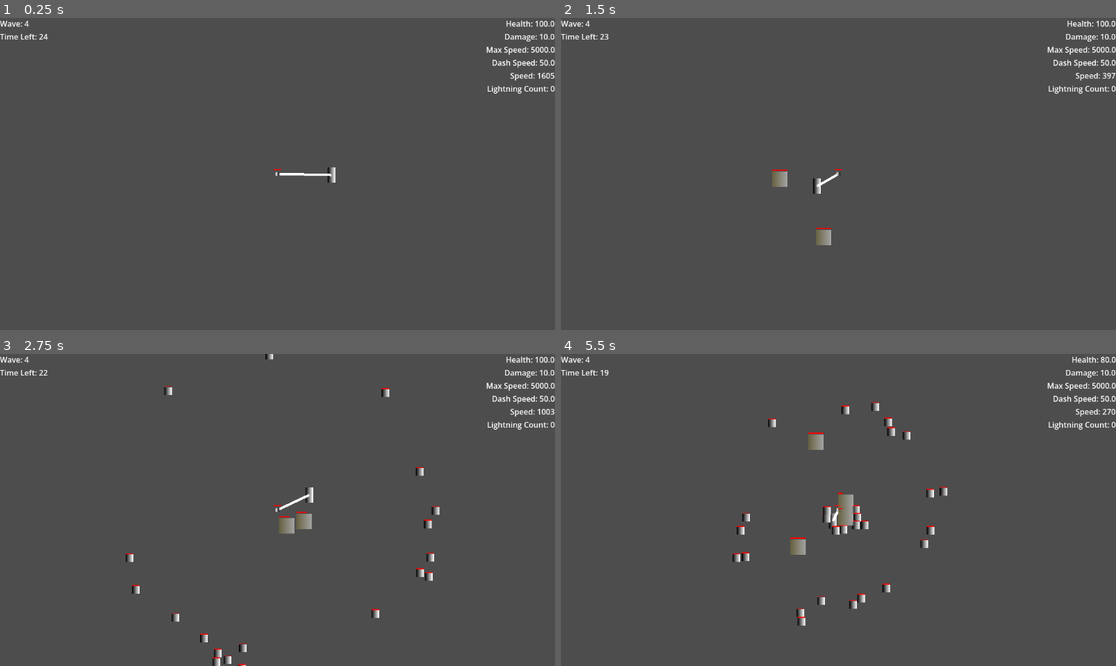
Above: before the commit, frames 1-4 (two rows, left to right).
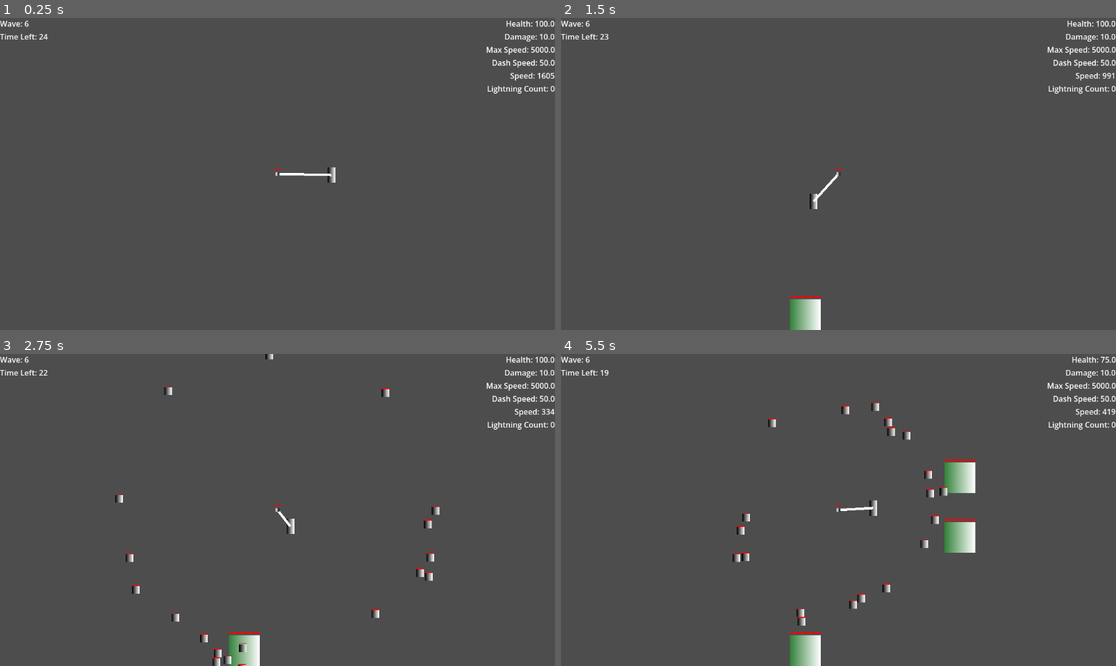
Above: after the commit, the same moments.

Repository: Blulow/majorjam
Game: Godot game, scene res://scenes/game.tscn
Two runs of this game, one before a commit and one after it. Both use one fixed random seed, a clock stepped at 60 frames per second and the inputs below.
Inputs (mouse positions are in pixels of both pictures, inside the frame that each line leads up to):
- Up to frame 1 (0.25 s): no input
- Up to frame 2 (1.5 s): move the mouse to (960, 158) at 0.52 s; hold Up (up) 0.53-1.28 s; hold Right (right) from 0.53 s (still down); click (960, 158) at 0.67 s; move the mouse to (727, 189) at 1.27 s; tap Shift (dash) at 1.35 s
- Up to frame 3 (2.75 s): tap Up (up) at 1.52, 1.55, 1.82 s; move the mouse to (333, 441) at 2.02 s; release Right (right) at 2.03 s; hold Left (left) from 2.03 s (still down); hold Up (up) from 2.03 s (still down)
- Up to frame 4 (5.5 s): move the mouse to (810, 572) at 2.77 s; release Left (left) at 2.78 s; release Up (up) at 2.78 s; hold Right (right) 2.78-4.28 s; tap Shift (dash) at 2.85, 4.35 s; click (810, 572) at 2.92 s; tap Up (up) at 3.02, 3.05, 3.32, 4.52, 4.55, 4.82 s; move the mouse to (1005, 556) at 3.52 s; hold Up (up) 3.53-4.28 s; move the mouse to (672, 463) at 4.27 s; hold Left (left) 4.28-5.03 s; move the mouse to (866, 510) at 5.02 s; hold Right (right) from 5.03 s (still down); hold Up (up) from 5.03 s (still down); click (866, 510) at 5.17 s

The runs differ from the first frame. In frame 1, less than 0.1% of the frame differs, in the area x 4-6%, y 0-3%; in frame 2, 1.1%; in frame 3, 1.1%; in frame 4, 2.9%, in the area x 4-100%, y 0-100%.

Commit message:
add: until wave 7

Diff:
--- /dev/null
+++ b/assets/resources/wave_patterns/wave_5.tres
@@ -0,0 +1,103 @@
+[gd_resource type="Resource" script_class="WavePattern" format=3 uid="uid://cho8r4i8ometm"]
+
+[ext_resource type="Script" uid="uid://di2kw8ergkm2g" path="res://scripts/wave_patterns/pool_data.gd" id="1_0qcb2"]
+[ext_resource type="Script" uid="uid://cct6jxwkm20m" path="res://scripts/enemies/enemy.gd" id="2_wafnq"]
+[ext_resource type="PackedScene" uid="uid://6p35ilxarqkx" path="res://scenes/components/movement/body_controller.tscn" id="3_sbsbi"]
+[ext_resource type="PackedScene" uid="uid://1aobupq5yn68" path="res://scenes/components/movement/fly_towards_movement.tscn" id="4_old4a"]
+[ext_resource type="Script" uid="uid://c4aawg2sg0yr4" path="res://scripts/free_on_exit.gd" id="5_k6tcx"]
+[ext_resource type="PackedScene" uid="uid://2meofxjo8ys4" path="res://scenes/components/health/hitbox.tscn" id="6_c1dhk"]
+[ext_resource type="PackedScene" uid="uid://7dwakhglsfay" path="res://scenes/components/health/health.tscn" id="7_bnuvi"]
+[ext_resource type="PackedScene" uid="uid://db83kpteormgm" path="res://scenes/components/health/hurtbox.tscn" id="8_03lm3"]
+[ext_resource type="PackedScene" uid="uid://17dooe5napow" path="res://scenes/components/ui/health_bar.tscn" id="9_k8wcv"]
+[ext_resource type="Script" uid="uid://bexeratng4b6f" path="res://scripts/spawners/spawn_patterns/radial_spawn_pattern.gd" id="10_ufvd5"]
+[ext_resource type="PackedScene" uid="uid://d4mib6i4f3oan" path="res://scenes/enemies/tank_enemy.tscn" id="11_tcvk4"]
+[ext_resource type="PackedScene" uid="uid://bc36mbj63xsdq" path="res://scenes/enemies/stun_enemy.tscn" id="12_ktvd6"]
+[ext_resource type="Script" uid="uid://evrwgbfuh4eb" path="res://scripts/wave_patterns/wave_pattern.gd" id="13_eoxe7"]
+[ext_resource type="Script" uid="uid://bvhhsyy2ad1we" path="res://scripts/wave_patterns/stat_modifier.gd" id="14_yktf5"]
+
+[sub_resource type="Gradient" id="Gradient_g2els"]
+
+[sub_resource type="GradientTexture2D" id="GradientTexture2D_8tegq"]
+gradient = SubResource("Gradient_g2els")
+width = 32
+height = 32
+
+[sub_resource type="RectangleShape2D" id="RectangleShape2D_7p1mj"]
+size = Vector2(32, 32)
+
+[sub_resource type="RectangleShape2D" id="RectangleShape2D_md484"]
+size = Vector2(32, 32)
+
+[sub_resource type="RectangleShape2D" id="RectangleShape2D_xwavj"]
+size = Vector2(32, 32)
+
+[sub_resource type="PackedScene" id="PackedScene_oxdcy"]
+_bundled = {
+"conn_count": 2,
+"conns": PackedInt32Array(1073741836, 1073741835, 38, 37, 2, 0, 0, 1073741838, 1073741837, 40, 39, 2, 0, 0),
+"editable_instances": [],
+"id_paths": [PackedInt32Array(), PackedInt32Array(), PackedInt32Array(), PackedInt32Array(), PackedInt32Array(), PackedInt32Array(), PackedInt32Array(), PackedInt32Array(), PackedInt32Array(), PackedInt32Array(), PackedInt32Array(), PackedInt32Array(), PackedInt32Array(), PackedInt32Array(), PackedInt32Array()],
+"names": PackedStringArray("Enemy", "CharacterBody2D", "enemy", "collision_layer", "collision_mask", "script", "Sprite2D", "Sprite2D", "texture", "CollisionShape2D", "CollisionShape2D", "shape", "BodyController", "body", "gravity_on", "FlyTowardsMovement", "body", "body_controller", "VisibleOnScreenNotifier2D", "VisibleOnScreenNotifier2D", "rect", "script", "Hitbox", "collision_layer", "collision_mask", "damage_amount", "CollisionShape2D", "CollisionShape2D", "shape", "Health", "Hurtbox", "health", "CollisionShape2D", "CollisionShape2D", "shape", "HealthBar", "health", "_on_screen_exited", "screen_exited", "_on_health_died", "died"),
+"node_count": 12,
+"node_ids": PackedInt32Array(1084182467, 1129537266, 1088048531, 22720870, 117864476, 2053085264, 504625708, 329620180, 509010372, 941001317, 1101894523, 2015454371),
+"node_paths": [NodePath("."), NodePath("."), NodePath("."), NodePath("."), NodePath("."), NodePath("."), NodePath("./Hitbox"), NodePath("."), NodePath("."), NodePath("./Hurtbox"), NodePath("."), NodePath("VisibleOnScreenNotifier2D"), NodePath("VisibleOnScreenNotifier2D"), NodePath("."), NodePath("Health")],
+"nodes": PackedInt32Array(-1, -1, 1, 0, -1, 3, 3, 0, 4, 1, 5, 2, 1, 2, 1073741824, 0, 7, 6, -1, 1, 8, 3, 0, 1073741825, 0, 10, 9, -1, 1, 11, 4, 0, 1073741826, 0, 2147483647, 12, 5, 2, 1073741837, 6, 14, 7, 0, 1073741827, 0, 2147483647, 15, 8, 2, 1073741840, 9, 1073741841, 10, 0, 1073741828, 0, 19, 18, -1, 2, 20, 11, 21, 12, 0, 1073741829, 0, 2147483647, 22, 13, 3, 23, 14, 24, 15, 25, 16, 0, 1073741830, 0, 27, 26, -1, 1, 28, 17, 0, 1073741831, 0, 2147483647, 29, 18, 0, 0, 1073741832, 0, 2147483647, 30, 19, 1, 1073741855, 20, 0, 1073741833, 0, 33, 32, -1, 1, 34, 21, 0, 1073741834, 0, 2147483647, 35, 22, 1, 1073741860, 23, 0),
+"variants": [2, 2, ExtResource("2_wafnq"), SubResource("GradientTexture2D_8tegq"), SubResource("RectangleShape2D_7p1mj"), ExtResource("3_sbsbi"), NodePath(".."), false, ExtResource("4_old4a"), NodePath(".."), NodePath("../BodyController"), Rect2(-23, -23, 46, 46), ExtResource("5_k6tcx"), ExtResource("6_c1dhk"), 4, 4, 10.0, SubResource("RectangleShape2D_md484"), ExtResource("7_bnuvi"), ExtResource("8_03lm3"), NodePath("../Health"), SubResource("RectangleShape2D_xwavj"), ExtResource("9_k8wcv"), NodePath("../Health")],
+"version": 3
+}
+
+[sub_resource type="Resource" id="Resource_bduxp"]
+script = ExtResource("10_ufvd5")
+
+[sub_resource type="Resource" id="Resource_0qcb2"]
+script = ExtResource("1_0qcb2")
+enemy_scene = SubResource("PackedScene_oxdcy")
+weight = 50.0
+count = 20
+target = NodePath("Arena/Anchor")
+spawn_pattern = SubResource("Resource_bduxp")
+metadata/_custom_type_script = "uid://di2kw8ergkm2g"
+
+[sub_resource type="Resource" id="Resource_83ylo"]
+script = ExtResource("10_ufvd5")
+metadata/_custom_type_script = "uid://bexeratng4b6f"
+
+[sub_resource type="Resource" id="Resource_wafnq"]
+script = ExtResource("1_0qcb2")
+enemy_scene = ExtResource("11_tcvk4")
+weight = 20.0
+count = 5
+target = NodePath("Arena/Anchor")
+spawn_pattern = SubResource("Resource_83ylo")
+metadata/_custom_type_script = "uid://di2kw8ergkm2g"
+
+[sub_resource type="Resource" id="Resource_gvark"]
+script = ExtResource("10_ufvd5")
+min_radius = 400.0
+max_radius = 500.0
+metadata/_custom_type_script = "uid://bexeratng4b6f"
+
+[sub_resource type="Resource" id="Resource_sbsbi"]
+script = ExtResource("1_0qcb2")
+enemy_scene = ExtResource("12_ktvd6")
+weight = 30.0
+count = 3
+target = NodePath("Arena/Player")
+spawn_pattern = SubResource("Resource_gvark")
+metadata/_custom_type_script = "uid://di2kw8ergkm2g"
+
+[sub_resource type="Resource" id="Resource_old4a"]
+script = ExtResource("14_yktf5")
+health_modifier = 1.5
+damage_modifier = 1.5
+metadata/_custom_type_script = "uid://bvhhsyy2ad1we"
+
+[resource]
+script = ExtResource("13_eoxe7")
+wave_n = 5
+duration = 25.0
+interval = 1.0
+enemy_cap = 100
+pool = Array[ExtResource("1_0qcb2")]([SubResource("Resource_0qcb2"), SubResource("Resource_wafnq"), SubResource("Resource_sbsbi")])
+stat_modifier = SubResource("Resource_old4a")
+metadata/_custom_type_script = "uid://evrwgbfuh4eb"
--- /dev/null
+++ b/assets/resources/wave_patterns/wave_6.tres
@@ -0,0 +1,105 @@
+[gd_resource type="Resource" script_class="WavePattern" format=3 uid="uid://ybfdwdpc6j1d"]
+
+[ext_resource type="Script" uid="uid://di2kw8ergkm2g" path="res://scripts/wave_patterns/pool_data.gd" id="1_7c00p"]
+[ext_resource type="Script" uid="uid://cct6jxwkm20m" path="res://scripts/enemies/enemy.gd" id="2_ha6a2"]
+[ext_resource type="PackedScene" uid="uid://6p35ilxarqkx" path="res://scenes/components/movement/body_controller.tscn" id="3_hkfic"]
+[ext_resource type="PackedScene" uid="uid://1aobupq5yn68" path="res://scenes/components/movement/fly_towards_movement.tscn" id="4_c67hw"]
+[ext_resource type="Script" uid="uid://c4aawg2sg0yr4" path="res://scripts/free_on_exit.gd" id="5_srgj8"]
+[ext_resource type="PackedScene" uid="uid://2meofxjo8ys4" path="res://scenes/components/health/hitbox.tscn" id="6_p73cw"]
+[ext_resource type="PackedScene" uid="uid://7dwakhglsfay" path="res://scenes/components/health/health.tscn" id="7_a6fi0"]
+[ext_resource type="PackedScene" uid="uid://db83kpteormgm" path="res://scenes/components/health/hurtbox.tscn" id="8_k5q2y"]
+[ext_resource type="PackedScene" uid="uid://17dooe5napow" path="res://scenes/components/ui/health_bar.tscn" id="9_7rch3"]
+[ext_resource type="Script" uid="uid://bexeratng4b6f" path="res://scripts/spawners/spawn_patterns/radial_spawn_pattern.gd" id="10_r78a1"]
+[ext_resource type="PackedScene" uid="uid://c6o862f3ivw0m" path="res://scenes/enemies/sucking_enemy.tscn" id="11_7c00p"]
+[ext_resource type="PackedScene" uid="uid://bc36mbj63xsdq" path="res://scenes/enemies/stun_enemy.tscn" id="12_e7jpr"]
+[ext_resource type="Script" uid="uid://evrwgbfuh4eb" path="res://scripts/wave_patterns/wave_pattern.gd" id="13_2sl0x"]
+[ext_resource type="Script" uid="uid://bvhhsyy2ad1we" path="res://scripts/wave_patterns/stat_modifier.gd" id="14_wiymy"]
+
+[sub_resource type="Gradient" id="Gradient_g2els"]
+
+[sub_resource type="GradientTexture2D" id="GradientTexture2D_8tegq"]
+gradient = SubResource("Gradient_g2els")
+width = 32
+height = 32
+
+[sub_resource type="RectangleShape2D" id="RectangleShape2D_7p1mj"]
+size = Vector2(32, 32)
+
+[sub_resource type="RectangleShape2D" id="RectangleShape2D_md484"]
+size = Vector2(32, 32)
+
+[sub_resource type="RectangleShape2D" id="RectangleShape2D_xwavj"]
+size = Vector2(32, 32)
+
+[sub_resource type="PackedScene" id="PackedScene_oxdcy"]
+_bundled = {
+"conn_count": 2,
+"conns": PackedInt32Array(1073741836, 1073741835, 38, 37, 2, 0, 0, 1073741838, 1073741837, 40, 39, 2, 0, 0),
+"editable_instances": [],
+"id_paths": [PackedInt32Array(), PackedInt32Array(), PackedInt32Array(), PackedInt32Array(), PackedInt32Array(), PackedInt32Array(), PackedInt32Array(), PackedInt32Array(), PackedInt32Array(), PackedInt32Array(), PackedInt32Array(), PackedInt32Array(), PackedInt32Array(), PackedInt32Array(), PackedInt32Array()],
+"names": PackedStringArray("Enemy", "CharacterBody2D", "enemy", "collision_layer", "collision_mask", "script", "Sprite2D", "Sprite2D", "texture", "CollisionShape2D", "CollisionShape2D", "shape", "BodyController", "body", "gravity_on", "FlyTowardsMovement", "body", "body_controller", "VisibleOnScreenNotifier2D", "VisibleOnScreenNotifier2D", "rect", "script", "Hitbox", "collision_layer", "collision_mask", "damage_amount", "CollisionShape2D", "CollisionShape2D", "shape", "Health", "Hurtbox", "health", "CollisionShape2D", "CollisionShape2D", "shape", "HealthBar", "health", "_on_screen_exited", "screen_exited", "_on_health_died", "died"),
+"node_count": 12,
+"node_ids": PackedInt32Array(1084182467, 1129537266, 1088048531, 22720870, 117864476, 2053085264, 504625708, 329620180, 509010372, 941001317, 1101894523, 2015454371),
+"node_paths": [NodePath("."), NodePath("."), NodePath("."), NodePath("."), NodePath("."), NodePath("."), NodePath("./Hitbox"), NodePath("."), NodePath("."), NodePath("./Hurtbox"), NodePath("."), NodePath("VisibleOnScreenNotifier2D"), NodePath("VisibleOnScreenNotifier2D"), NodePath("."), NodePath("Health")],
+"nodes": PackedInt32Array(-1, -1, 1, 0, -1, 3, 3, 0, 4, 1, 5, 2, 1, 2, 1073741824, 0, 7, 6, -1, 1, 8, 3, 0, 1073741825, 0, 10, 9, -1, 1, 11, 4, 0, 1073741826, 0, 2147483647, 12, 5, 2, 1073741837, 6, 14, 7, 0, 1073741827, 0, 2147483647, 15, 8, 2, 1073741840, 9, 1073741841, 10, 0, 1073741828, 0, 19, 18, -1, 2, 20, 11, 21, 12, 0, 1073741829, 0, 2147483647, 22, 13, 3, 23, 14, 24, 15, 25, 16, 0, 1073741830, 0, 27, 26, -1, 1, 28, 17, 0, 1073741831, 0, 2147483647, 29, 18, 0, 0, 1073741832, 0, 2147483647, 30, 19, 1, 1073741855, 20, 0, 1073741833, 0, 33, 32, -1, 1, 34, 21, 0, 1073741834, 0, 2147483647, 35, 22, 1, 1073741860, 23, 0),
+"variants": [2, 2, ExtResource("2_ha6a2"), SubResource("GradientTexture2D_8tegq"), SubResource("RectangleShape2D_7p1mj"), ExtResource("3_hkfic"), NodePath(".."), false, ExtResource("4_c67hw"), NodePath(".."), NodePath("../BodyController"), Rect2(-23, -23, 46, 46), ExtResource("5_srgj8"), ExtResource("6_p73cw"), 4, 4, 10.0, SubResource("RectangleShape2D_md484"), ExtResource("7_a6fi0"), ExtResource("8_k5q2y"), NodePath("../Health"), SubResource("RectangleShape2D_xwavj"), ExtResource("9_7rch3"), NodePath("../Health")],
+"version": 3
+}
+
+[sub_resource type="Resource" id="Resource_bduxp"]
+script = ExtResource("10_r78a1")
+
+[sub_resource type="Resource" id="Resource_7c00p"]
+script = ExtResource("1_7c00p")
+enemy_scene = SubResource("PackedScene_oxdcy")
+weight = 40.0
+count = 20
+target = NodePath("Arena/Anchor")
+spawn_pattern = SubResource("Resource_bduxp")
+metadata/_custom_type_script = "uid://di2kw8ergkm2g"
+
+[sub_resource type="Resource" id="Resource_ha6a2"]
+script = ExtResource("10_r78a1")
+min_radius = 500.0
+max_radius = 600.0
+metadata/_custom_type_script = "uid://bexeratng4b6f"
+
+[sub_resource type="Resource" id="Resource_hkfic"]
+script = ExtResource("1_7c00p")
+enemy_scene = ExtResource("11_7c00p")
+weight = 50.0
+count = 1
+target = NodePath("Arena/Player")
+spawn_pattern = SubResource("Resource_ha6a2")
+metadata/_custom_type_script = "uid://di2kw8ergkm2g"
+
+[sub_resource type="Resource" id="Resource_gvark"]
+script = ExtResource("10_r78a1")
+min_radius = 400.0
+max_radius = 500.0
+metadata/_custom_type_script = "uid://bexeratng4b6f"
+
+[sub_resource type="Resource" id="Resource_c67hw"]
+script = ExtResource("1_7c00p")
+enemy_scene = ExtResource("12_e7jpr")
+weight = 10.0
+count = 3
+target = NodePath("Arena/Player")
+spawn_pattern = SubResource("Resource_gvark")
+metadata/_custom_type_script = "uid://di2kw8ergkm2g"
+
+[sub_resource type="Resource" id="Resource_srgj8"]
+script = ExtResource("14_wiymy")
+health_modifier = 1.5
+damage_modifier = 1.5
+metadata/_custom_type_script = "uid://bvhhsyy2ad1we"
+
+[resource]
+script = ExtResource("13_2sl0x")
+wave_n = 6
+duration = 25.0
+interval = 1.0
+enemy_cap = 100
+pool = Array[ExtResource("1_7c00p")]([SubResource("Resource_7c00p"), SubResource("Resource_hkfic"), SubResource("Resource_c67hw")])
+stat_modifier = SubResource("Resource_srgj8")
+metadata/_custom_type_script = "uid://evrwgbfuh4eb"
--- /dev/null
+++ b/assets/resources/wave_patterns/wave_7.tres
@@ -0,0 +1,67 @@
+[gd_resource type="Resource" script_class="WavePattern" format=3 uid="uid://6agwcpkd2mrt"]
+
+[ext_resource type="Script" uid="uid://di2kw8ergkm2g" path="res://scripts/wave_patterns/pool_data.gd" id="1_lxqxl"]
+[ext_resource type="PackedScene" uid="uid://d4mib6i4f3oan" path="res://scenes/enemies/tank_enemy.tscn" id="2_m7ayw"]
+[ext_resource type="Script" uid="uid://bexeratng4b6f" path="res://scripts/spawners/spawn_patterns/radial_spawn_pattern.gd" id="10_drao3"]
+[ext_resource type="PackedScene" uid="uid://c6o862f3ivw0m" path="res://scenes/enemies/sucking_enemy.tscn" id="11_lpx1r"]
+[ext_resource type="PackedScene" uid="uid://bc36mbj63xsdq" path="res://scenes/enemies/stun_enemy.tscn" id="12_273on"]
+[ext_resource type="Script" uid="uid://evrwgbfuh4eb" path="res://scripts/wave_patterns/wave_pattern.gd" id="13_rnrwn"]
+[ext_resource type="Script" uid="uid://bvhhsyy2ad1we" path="res://scripts/wave_patterns/stat_modifier.gd" id="14_trm74"]
+
+[sub_resource type="Resource" id="Resource_bduxp"]
+script = ExtResource("10_drao3")
+
+[sub_resource type="Resource" id="Resource_3gs5g"]
+script = ExtResource("1_lxqxl")
+enemy_scene = ExtResource("2_m7ayw")
+weight = 50.0
+count = 3
+target = NodePath("Arena/Anchor")
+spawn_pattern = SubResource("Resource_bduxp")
+metadata/_custom_type_script = "uid://di2kw8ergkm2g"
+
+[sub_resource type="Resource" id="Resource_ha6a2"]
+script = ExtResource("10_drao3")
+min_radius = 500.0
+max_radius = 600.0
+metadata/_custom_type_script = "uid://bexeratng4b6f"
+
+[sub_resource type="Resource" id="Resource_tv5q8"]
+script = ExtResource("1_lxqxl")
+enemy_scene = ExtResource("11_lpx1r")
+weight = 40.0
+count = 1
+target = NodePath("Arena/Player")
+spawn_pattern = SubResource("Resource_ha6a2")
+metadata/_custom_type_script = "uid://di2kw8ergkm2g"
+
+[sub_resource type="Resource" id="Resource_gvark"]
+script = ExtResource("10_drao3")
+min_radius = 400.0
+max_radius = 500.0
+metadata/_custom_type_script = "uid://bexeratng4b6f"
+
+[sub_resource type="Resource" id="Resource_142y2"]
+script = ExtResource("1_lxqxl")
+enemy_scene = ExtResource("12_273on")
+weight = 10.0
+count = 3
+target = NodePath("Arena/Player")
+spawn_pattern = SubResource("Resource_gvark")
+metadata/_custom_type_script = "uid://di2kw8ergkm2g"
+
+[sub_resource type="Resource" id="Resource_m7ayw"]
+script = ExtResource("14_trm74")
+health_modifier = 1.7
+damage_modifier = 1.7
+metadata/_custom_type_script = "uid://bvhhsyy2ad1we"
+
+[resource]
+script = ExtResource("13_rnrwn")
+wave_n = 7
+duration = 25.0
+interval = 1.0
+enemy_cap = 100
+pool = Array[ExtResource("1_lxqxl")]([SubResource("Resource_3gs5g"), SubResource("Resource_tv5q8"), SubResource("Resource_142y2")])
+stat_modifier = SubResource("Resource_m7ayw")
+metadata/_custom_type_script = "uid://evrwgbfuh4eb"
--- /dev/null
+++ b/scenes/enemies/sucking_enemy.tscn
@@ -0,0 +1,67 @@
+[gd_scene format=3 uid="uid://c6o862f3ivw0m"]
+
+[ext_resource type="Script" uid="uid://cct6jxwkm20m" path="res://scripts/enemies/enemy.gd" id="1_i0xfi"]
+[ext_resource type="PackedScene" uid="uid://6p35ilxarqkx" path="res://scenes/components/movement/body_controller.tscn" id="2_4b78c"]
+[ext_resource type="Script" uid="uid://c4aawg2sg0yr4" path="res://scripts/free_on_exit.gd" id="4_k5cdd"]
+[ext_resource type="PackedScene" uid="uid://7dwakhglsfay" path="res://scenes/components/health/health.tscn" id="6_yw8jl"]
+[ext_resource type="PackedScene" uid="uid://db83kpteormgm" path="res://scenes/components/health/hurtbox.tscn" id="7_fgy4g"]
+[ext_resource type="Script" uid="uid://chbt8fbs7cgyd" path="res://scripts/enemies/suck_body.gd" id="7_mupkg"]
+[ext_resource type="PackedScene" uid="uid://17dooe5napow" path="res://scenes/components/ui/health_bar.tscn" id="8_ymnin"]
+
+[sub_resource type="Gradient" id="Gradient_g2els"]
+colors = PackedColorArray(0.1953125, 0.5, 0.22149658, 1, 1, 1, 1, 1)
+
+[sub_resource type="GradientTexture2D" id="GradientTexture2D_8tegq"]
+gradient = SubResource("Gradient_g2els")
+width = 128
+height = 128
+
+[sub_resource type="RectangleShape2D" id="RectangleShape2D_7p1mj"]
+size = Vector2(128, 128)
+
+[sub_resource type="RectangleShape2D" id="RectangleShape2D_xwavj"]
+size = Vector2(128, 128)
+
+[node name="Enemy" type="CharacterBody2D" unique_id=1084182467 groups=["enemy"]]
+collision_layer = 0
+collision_mask = 0
+script = ExtResource("1_i0xfi")
+
+[node name="Sprite2D" type="Sprite2D" parent="." unique_id=1129537266]
+texture = SubResource("GradientTexture2D_8tegq")
+
+[node name="CollisionShape2D" type="CollisionShape2D" parent="." unique_id=1088048531]
+shape = SubResource("RectangleShape2D_7p1mj")
+
+[node name="BodyController" parent="." unique_id=22720870 node_paths=PackedStringArray("body") instance=ExtResource("2_4b78c")]
+body = NodePath("..")
+gravity_on = false
+
+[node name="VisibleOnScreenNotifier2D" type="VisibleOnScreenNotifier2D" parent="." unique_id=2053085264]
+rect = Rect2(-81, -79, 162, 158)
+script = ExtResource("4_k5cdd")
+
+[node name="Health" parent="." unique_id=509010372 instance=ExtResource("6_yw8jl")]
+max_health = 50.0
+
+[node name="Hurtbox" parent="." unique_id=941001317 node_paths=PackedStringArray("health") instance=ExtResource("7_fgy4g")]
+health = NodePath("../Health")
+
+[node name="CollisionShape2D" type="CollisionShape2D" parent="Hurtbox" unique_id=1101894523]
+shape = SubResource("RectangleShape2D_xwavj")
+
+[node name="HealthBar" parent="." unique_id=2015454371 node_paths=PackedStringArray("health") instance=ExtResource("8_ymnin")]
+offset_left = -64.0
+offset_top = -75.0
+offset_right = -32.0
+offset_bottom = -74.0
+scale = Vector2(4, 5.4000015)
+health = NodePath("../Health")
+
+[node name="SuckBody" type="Node2D" parent="." unique_id=640307627 node_paths=PackedStringArray("enemy")]
+script = ExtResource("7_mupkg")
+enemy = NodePath("..")
+strength = 50.0
+
+[connection signal="screen_exited" from="VisibleOnScreenNotifier2D" to="VisibleOnScreenNotifier2D" method="_on_screen_exited"]
+[connection signal="died" from="Health" to="." method="_on_health_died"]
--- a/scenes/game.tscn
+++ b/scenes/game.tscn
@@ -22,8 +22,11 @@
 [ext_resource type="Resource" uid="uid://dvp5nithcl5ex" path="res://assets/resources/build_cards/attack_increase.tres" id="17_264po"]
 [ext_resource type="Resource" uid="uid://4nlxcoipaudb" path="res://assets/resources/build_cards/health_boost.tres" id="18_1kice"]
 [ext_resource type="Resource" uid="uid://cp71es3qmfwwd" path="res://assets/resources/wave_patterns/wave_4.tres" id="18_bhx41"]
+[ext_resource type="Resource" uid="uid://cho8r4i8ometm" path="res://assets/resources/wave_patterns/wave_5.tres" id="19_sww3w"]
 [ext_resource type="Resource" uid="uid://d243586gq6y43" path="res://assets/resources/build_cards/max_speed.tres" id="20_5newe"]
+[ext_resource type="Resource" uid="uid://ybfdwdpc6j1d" path="res://assets/resources/wave_patterns/wave_6.tres" id="20_suyxu"]
 [ext_resource type="Resource" uid="uid://dmdrqgp05qjnm" path="res://assets/resources/build_cards/dash_speed.tres" id="21_37s47"]
+[ext_resource type="Resource" uid="uid://6agwcpkd2mrt" path="res://assets/resources/wave_patterns/wave_7.tres" id="21_suyxu"]
 [ext_resource type="Resource" uid="uid://cew1aw0uhnd3i" path="res://assets/resources/build_cards/lightning.tres" id="22_37s47"]
 [ext_resource type="Script" uid="uid://tu3rlu0tc37u" path="res://scripts/player_stats_updater.gd" id="23_bt5mj"]
 
@@ -135,7 +138,7 @@
 
 [node name="WaveManager" type="Node2D" parent="." unique_id=973769624 node_paths=PackedStringArray("enemy_spawner", "build_applier")]
 script = ExtResource("8_gee14")
-wave_patterns = Array[ExtResource("9_vtaks")]([ExtResource("10_kvpfn"), ExtResource("15_pl11u"), ExtResource("16_bhx41"), ExtResource("18_bhx41")])
+wave_patterns = Array[ExtResource("9_vtaks")]([ExtResource("10_kvpfn"), ExtResource("15_pl11u"), ExtResource("16_bhx41"), ExtResource("18_bhx41"), ExtResource("19_sww3w"), ExtResource("20_suyxu"), ExtResource("21_suyxu")])
 enemy_spawner = NodePath("../EnemySpawner")
 build_applier = NodePath("../BuildApplier")
 
--- /dev/null
+++ b/scripts/enemies/suck_body.gd
@@ -0,0 +1,9 @@
+extends Node2D
+
+@export var enemy: Enemy
+@export var strength: float = 100.0
+@onready var body: CharacterBody2D = enemy.target
+
+func _physics_process(delta: float) -> void:
+	var dir: Vector2 = enemy.target.position.direction_to(enemy.position)
+	enemy.target.get_node("BodyController").external_vel += dir * strength
--- a/scripts/wave_manager.gd
+++ b/scripts/wave_manager.gd
@@ -15,7 +15,7 @@
 var duration_timer: float
 
 func _ready() -> void:
-	current_wave_index = 3
+	current_wave_index = 5
 	start_wave(wave_patterns[current_wave_index])
 
 func _process(delta: float) -> void:
Not shown, added: scripts/enemies/suck_body.gd.uid
